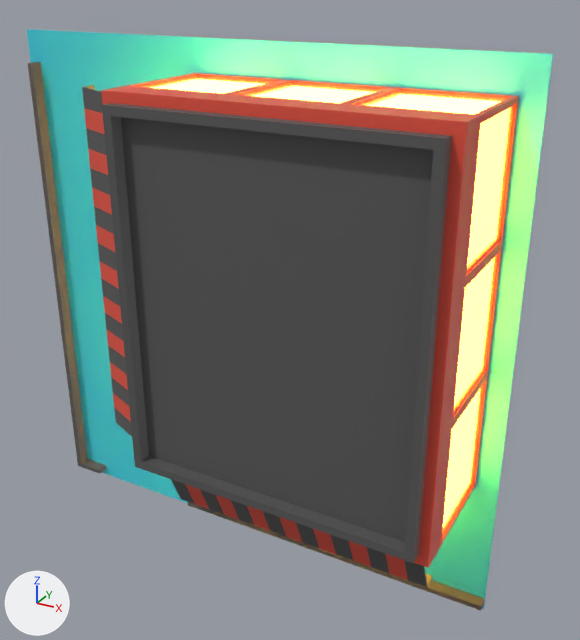
Two versions of the FBX model Learn-DOTS-City-Builder/Assets/3DModels/Map/Job/Shop/Restaurant_01.fbx, one commit apart.
The view is the same before and after, from a camera (50 mm lens) standing at (7.49, -2.42, 7.22) and looking at (6.22, -0.11, 6.07). Every picture has the same lights, and +X, +Y and +Z are marked at lower left. The first picture is the older version. Where no turn or scale is listed for an object, it has been applied to the vertices.

Names of what the first picture shows: 'Restaurant_01'.
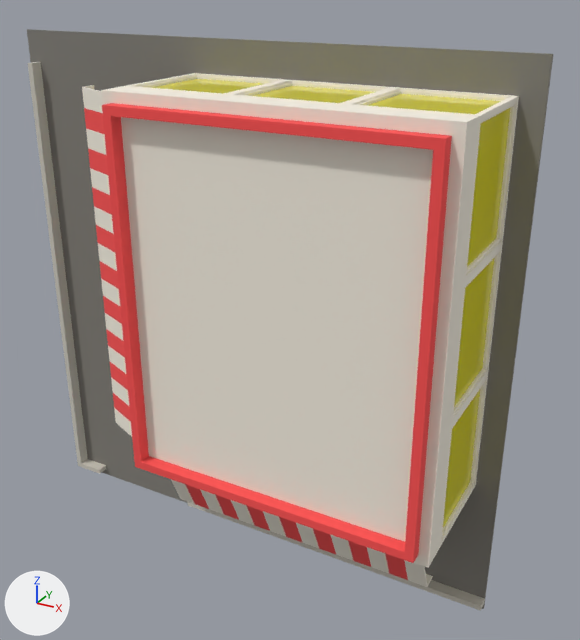
The newer file is also turned or shifted as a whole; pictures and numbers use the older file's frame.

Boxes (x1, y1, x2, y2) around the edits, measured in the pictures (580 x 640 px):
'Restaurant_01', recoloured, surface changed
    both: (27, 29, 553, 611)
part 1 of me_plane_012, recoloured
    both: (84, 73, 519, 580)
part 2 of me_plane_012, recoloured (dark grey to grey)
    both: (28, 62, 485, 611)
part 3 of me_plane_012, recoloured (darker)
    both: (27, 29, 553, 609)
part 4 of me_plane_012, surface changed
    both: (27, 29, 553, 611)

The change in detail:
Picture 'MasterPalette.png' (img_masterpalette_png) is new.
In material 'M_Window' (mat_m_window), emission_color is no longer (1.0, 0.502, 0.0155), orange #ffbc21.
In material 'M_Window' (mat_m_window), emission_strength is no longer 13.6.
Material 'M_Window' (mat_m_window) changes colour from white #e7e7e7 to yellow #e7de10; in linear values from (0.8, 0.8, 0.8) to (0.8, 0.731, 0.00526).
In material 'M_Window' (mat_m_window), roughness goes from 0.5 to 0.0909.
Material 'M_MasterShader' (mat_m_mastershader) is new.
Its texture is img_masterpalette_png.
Its roughness is 1.0.
me_plane_012 has 778 vertices, 710 faces and spans x -1.0..1.0, y -0.54..0.0, z -1.0..1.0.
me_plane_012 is used by ob_restaurant_01; location (6.0, 0.0, 6.0).
me_plane_012 part 1: all 432 faces that had it switch from mat_m_wall (red #e75241) to mat_m_mastershader (picture img_masterpalette_png).
me_plane_012 part 2: all 247 faces that had it switch from mat_m_color_1 (dark grey #585858) to mat_m_mastershader (picture img_masterpalette_png).
me_plane_012 part 3: all 5 faces that had it switch from mat_m_color_2 (cyan #3acee7) to mat_m_mastershader (picture img_masterpalette_png).
me_plane_012 part 4: texture (UV) coordinates of 710 of 710 faces, centred in x -1.0..1.0, y -0.54..0.0, z -1.0..1.0, changed; they spanned u 0.0..1.0, v 0.0..0.92 and now span u 0.16..0.29, v 0.9..1.0.
